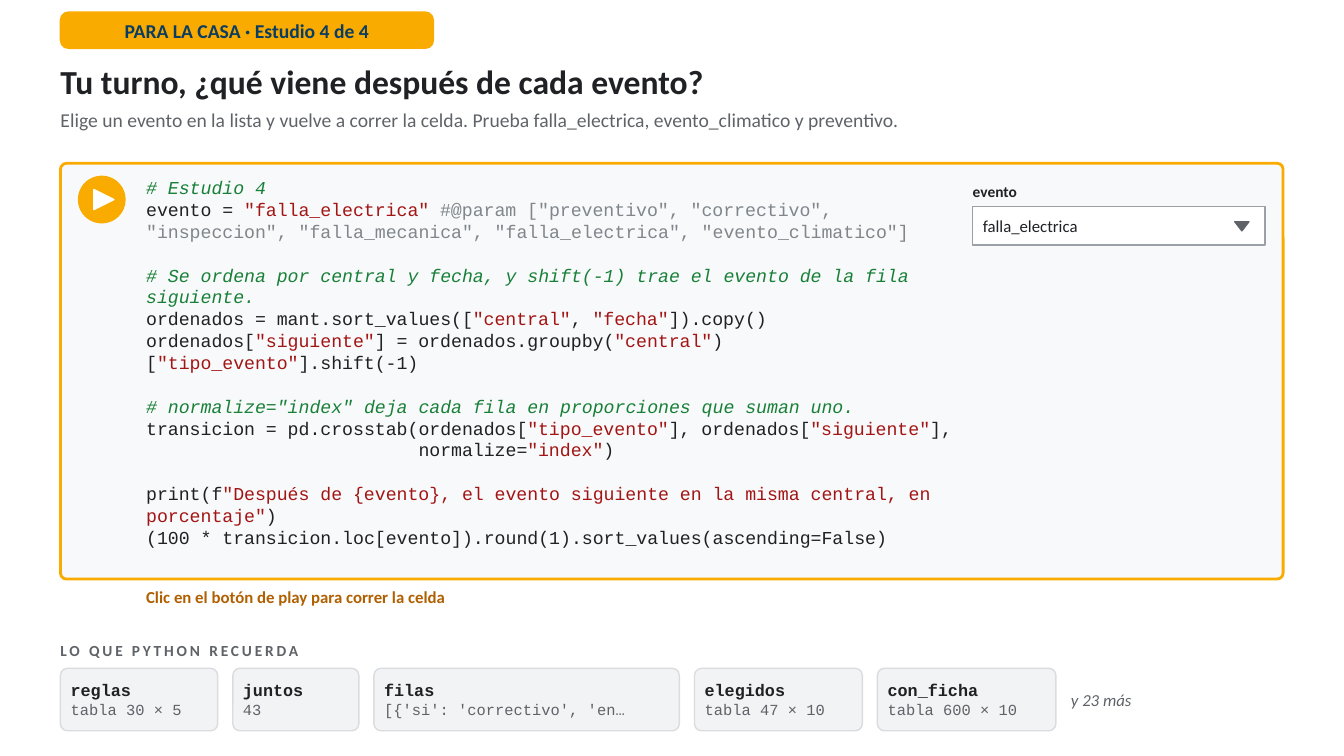
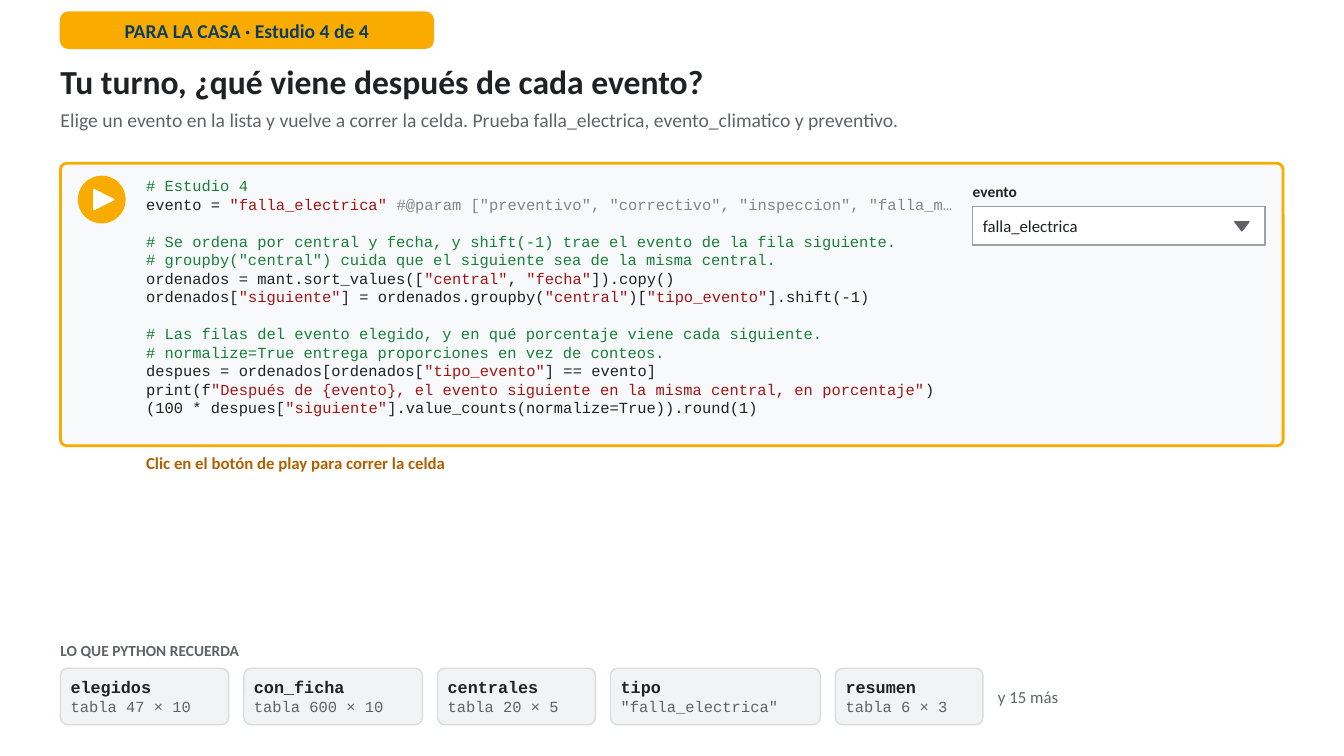
Before and after one commit to RodrigoMSB/curso-python-minergia, a slide deck: slide 66 of presentaciones/Simulador_Lab04_guiado.pptx (slide 53 before the commit). Drawn at 1344x756 pixels with LibreOffice and Linux fonts; fonts in the diff are those of the drawing. Boxes give left, top, right and bottom in pixels: in the first picture for what was removed or moved away, otherwise in the second. Text is boxed around its words. In the diff, an @@ line names an element or a change of style, - is before the commit and + after.

```diff
--- a/presentaciones/Simulador_Lab04_guiado.pptx
+++ b/presentaciones/Simulador_Lab04_guiado.pptx
@@ rounded rectangle: place and size @@
-rounded rectangle at [60,163,1284,579]
+rounded rectangle at [60,163,1284,446]
@@ text at [146,199,952,213]: text changed; size 13 to 11 pt @@
-evento = "falla_electrica" #@param ["preventivo", "correctivo", "inspeccion", "falla_mecanica", "falla_electrica", "evento_climatico"]
+evento = "falla_electrica" #@param ["preventivo", "correctivo", "inspeccion", "falla_m…
@@ text at [146,180,934,399]: size 13 to 11 pt in "# Estudio 4", "# Se ordena por central y fecha, ...", "ordenados = mant.sort_values(["central", "fecha"]).copy()", "ordenados["siguiente"] = ordenados.groupby("central")["tipo_ ..." and 1 more places; italic off in "# Estudio 4", "# Se ordena por central y fecha, ..." @@
@@ text at [165,254,776,269]: paragraph added @@
+# groupby("central") cuida que el siguiente sea de la misma central.
@@ text at [146,328,823,380]: text changed; size 13 to 11 pt; text colour #202124 to #188038 @@
-# normalize="index" deja cada fila en proporciones que suman uno.
-transicion = pd.crosstab(ordenados["tipo_evento"], ordenados["siguiente"],
-normalize="index")
+# Las filas del evento elegido, y en qué porcentaje viene cada siguiente.
+# normalize=True entrega proporciones en vez de conteos.
+despues = ordenados[ordenados["tipo_evento"] == evento]
@@ text at [146,402,758,417]: text changed; size 13 to 11 pt @@
-(100 * transicion.loc[evento]).round(1).sort_values(ascending=False)
+(100 * despues["siguiente"].value_counts(normalize=True)).round(1)
@@ text "Clic en el botón de ...": place and size @@
-text "Clic en el botón de ..." at [146,591,445,606]
+text "Clic en el botón de ..." at [146,457,445,472]
@@ text "LO QUE PYTHON RECUERDA" at [60,646,239,658]: letter spacing 2 to 0 pt @@
@@ rounded rectangle: place and size @@
-rounded rectangle at [60,668,218,731]
+rounded rectangle at [60,668,229,725]
@@ text "elegidos": place and size @@
-text "elegidos" at [705,684,825,715]
+text "elegidos" at [71,681,191,712]
@@ text removed at [71,684,181,715] @@
-reglas
-tabla 30 × 5
@@ text removed at [243,684,303,715] @@
-juntos
-43
@@ rounded rectangle: place and size @@
-rounded rectangle at [233,668,359,731]
+rounded rectangle at [244,668,422,725]
@@ text "con_ficha": place and size @@
-text "con_ficha" at [888,684,1018,715]
+text "con_ficha" at [254,681,384,712]
@@ text removed at [384,684,625,718] @@
-filas
-[{'si': 'correctivo', 'en…
@@ proportions changed in 6 elements at [60,668,229,725], [836,668,983,725], [244,668,422,725], [611,668,821,725], [60,163,1284,446], [438,668,596,725] @@
@@ rounded rectangle: place and size @@
-rounded rectangle at [374,668,680,731]
+rounded rectangle at [438,668,596,725]
@@ text added at [448,681,558,712], 12 pt, text #202124, bold @@
+centrales
+tabla 20 × 5
@@ rounded rectangle: place and size @@
-rounded rectangle at [695,668,863,731]
+rounded rectangle at [611,668,821,725]
@@ text added at [621,681,778,714], 11 pt, text #5F6368 @@
+tipo
+"falla_electrica"
@@ rounded rectangle: place and size @@
-rounded rectangle at [878,668,1057,731]
+rounded rectangle at [836,668,983,725]
@@ text added at [846,684,947,712], 11 pt, text #5F6368 @@
+resumen
+tabla 6 × 3
@@ text at [998,691,1058,706]: text changed; italic off @@
-y 23 más
+y 15 más
```
Also in this commit, not shown: 47 other slides changed, 24 slides added, 9 slides removed, 27 other files.
